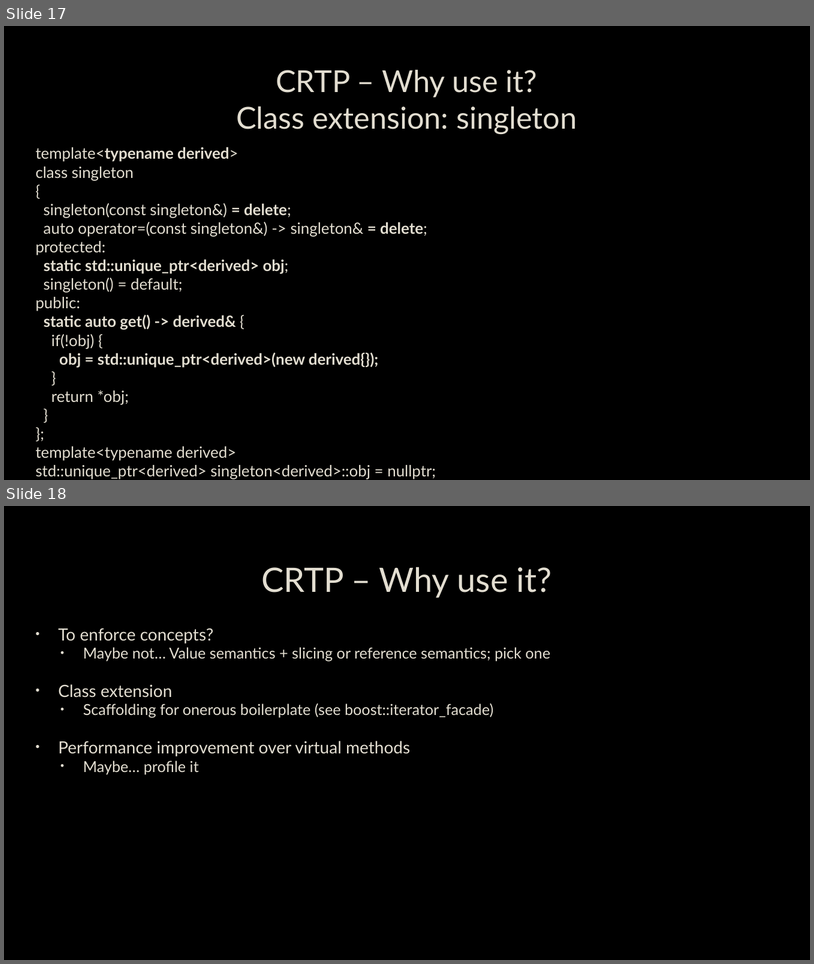
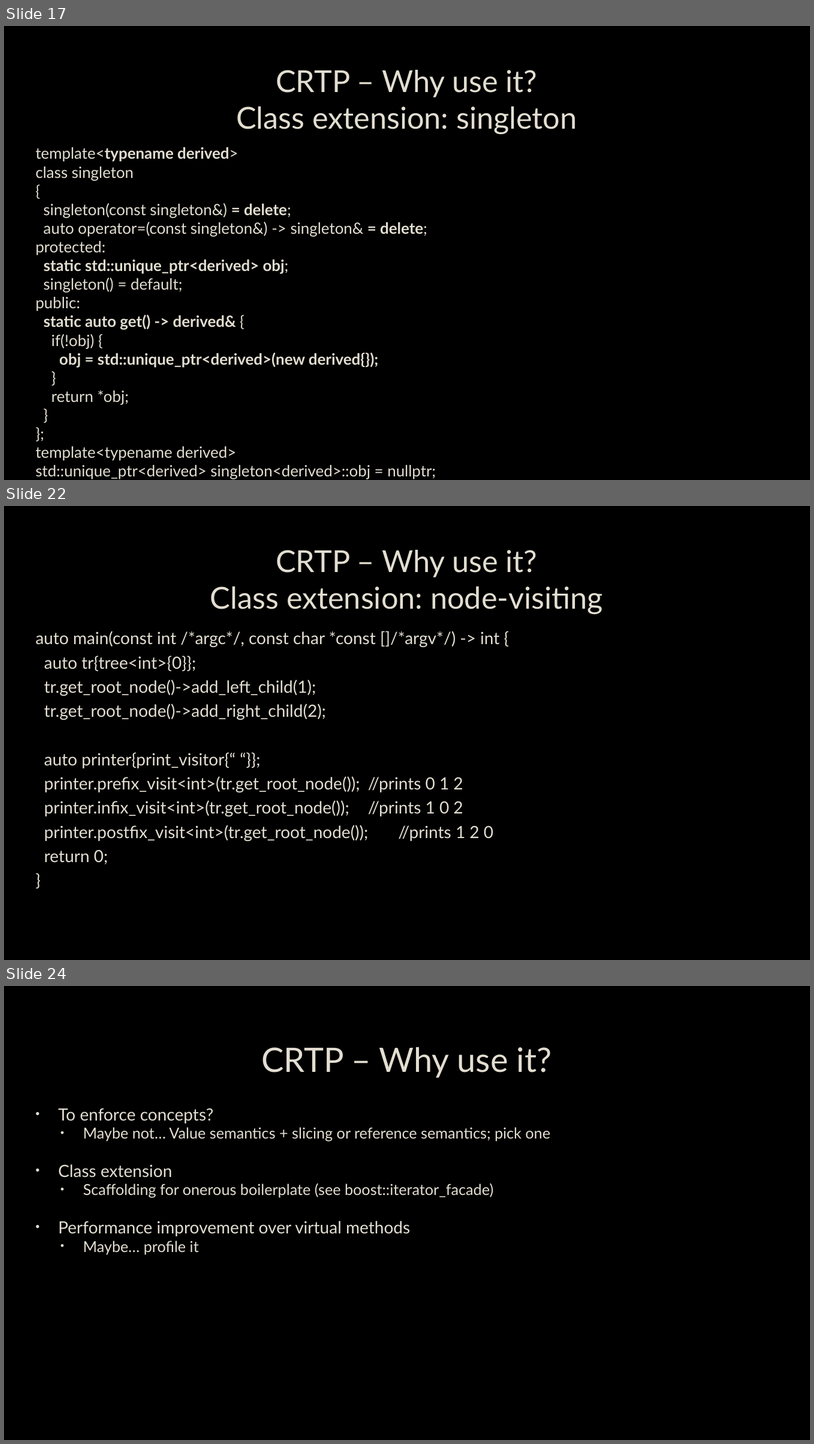
Before and after one commit to capsocrates/crtp-meetup-talk, a slide deck: CRTP.pptx. Shown one above the other, each under a label of ours: slides 17 and 18 before the commit, slides 17, 22 and 24 after it; the slides between them are not shown. The pictures are 814x964 and 814x1444 pixels, drawn with LibreOffice and Linux fonts; fonts in the diff are those of the drawing; background and template pictures are left out. Boxes give left, top, right and bottom in pixels: in the first picture for what was removed or moved away, otherwise in the second. Text is boxed around its words. In the diff, an @@ line names an element or a change of style, - is before the commit and + after.

Commit message:
adding class-extension examples

```diff
--- a/CRTP.pptx
+++ b/CRTP.pptx
@@ slide 22 added at (4, 506, 810, 960), background picture (left out) @@
@@ title added at (210, 550, 603, 613), 36 pt, text #E3DED1 @@
+CRTP – Why use it?
+Class extension: node-visiting
@@ text added at (36, 631, 500, 864), 20 pt, text #E3DED1 @@
+auto main(const int /*argc*/, const char *const []/*argv*/) -> int {
+auto tr{tree<int>{0}};
+tr.get_root_node()->add_left_child(1);
+tr.get_root_node()->add_right_child(2);
+auto printer{print_visitor{“ “}};
+printer.prefix_visit<int>(tr.get_root_node()); //prints 0 1 2
+printer.infix_visit<int>(tr.get_root_node()); //prints 1 0 2
+printer.postfix_visit<int>(tr.get_root_node()); //prints 1 2 0
+return 0;
+}
@@ what was slide 18 is now slide 24 @@
```
Also in this commit, not shown: 5 other slides added, 10 other files.
